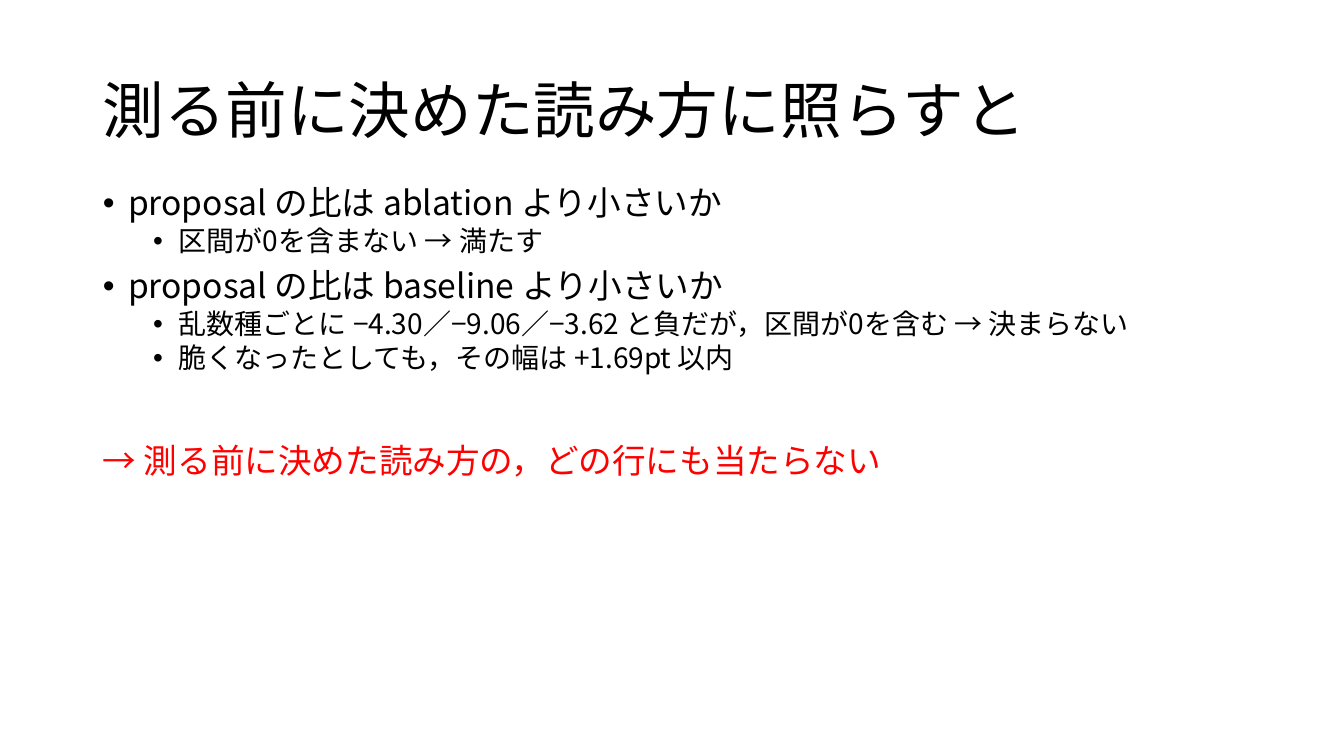
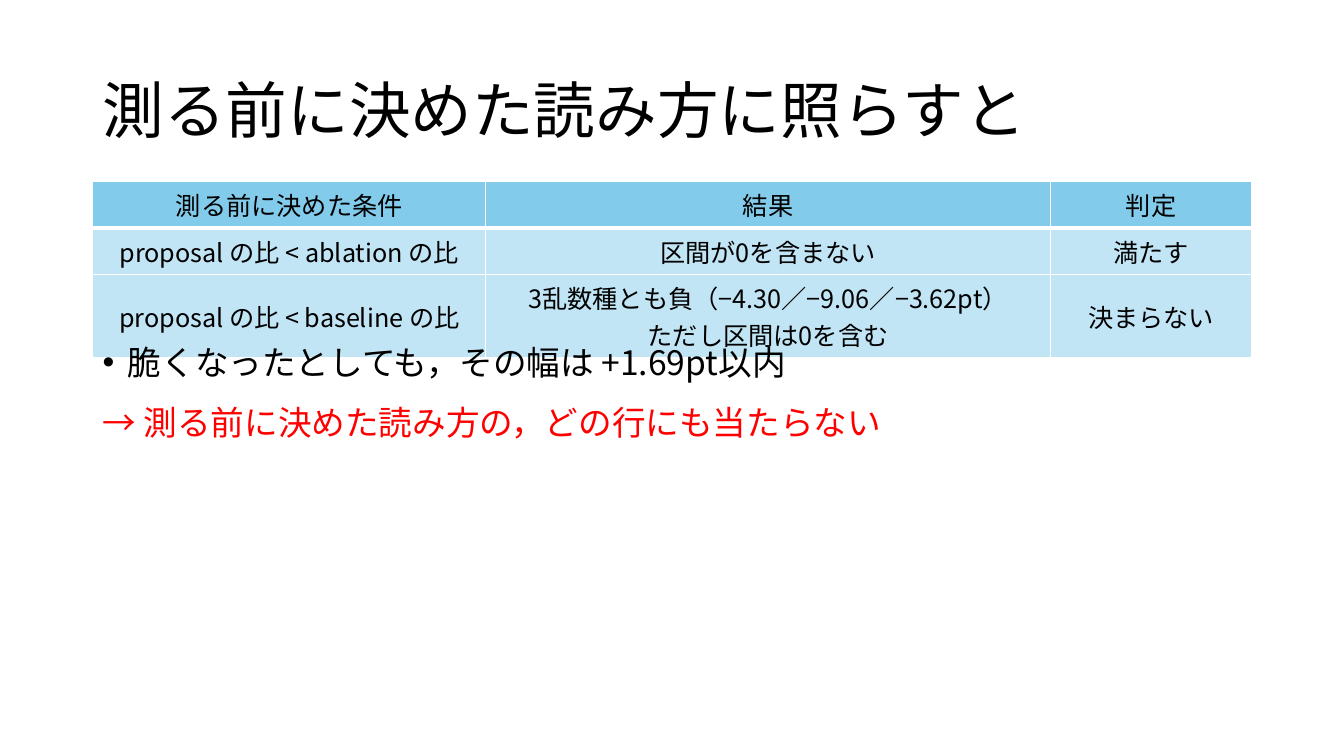
Before and after one commit to tomoking2004/cotar, a slide deck: slide 13 of presentations/20261030_進捗報告.pptx. Drawn at 1344x756 pixels with LibreOffice and Linux fonts; fonts in the diff are those of the drawing. Boxes give left, top, right and bottom in pixels: in the first picture for what was removed or moved away, otherwise in the second. Text is boxed around its words. In the diff, an @@ line names an element or a change of style, - is before the commit and + after.

```diff
--- a/presentations/20261030_進捗報告.pptx
+++ b/presentations/20261030_進捗報告.pptx
@@ table added at bbox=[93, 181, 1252, 355], 3 rows, 3 columns @@
+測る前に決めた条件 | 結果 | 判定
+proposal の比 < ablation の比 | 区間が0を含まない | 満たす
+proposal の比 < baseline の比 | 3乱数種とも負（−4.30／−9.06／−3.62pt） / ただし区間は0を含む | 決まらない
@@ text removed at bbox=[128, 187, 1129, 477] @@
-• proposal の比は ablation より小さいか
-  • 区間が0を含まない → 満たす
-• proposal の比は baseline より小さいか
-  • 乱数種ごとに −4.30／−9.06／−3.62 と負だが，区間が0を含む → 決まらない
-  • 脆くなったとしても，その幅は +1.69pt 以内
-→ 測る前に決めた読み方の，どの行にも当たらない
@@ text added at bbox=[128, 340, 786, 384], 24 pt, text #000000 @@
+• 脆くなったとしても，その幅は +1.69pt以内
@@ text added at bbox=[144, 406, 881, 439], 24 pt, text #FF0000 @@
+→ 測る前に決めた読み方の，どの行にも当たらない
```
Also in this commit, not shown: 16 other slides changed, 3 slides added, 1 slide removed, 1 other file.
